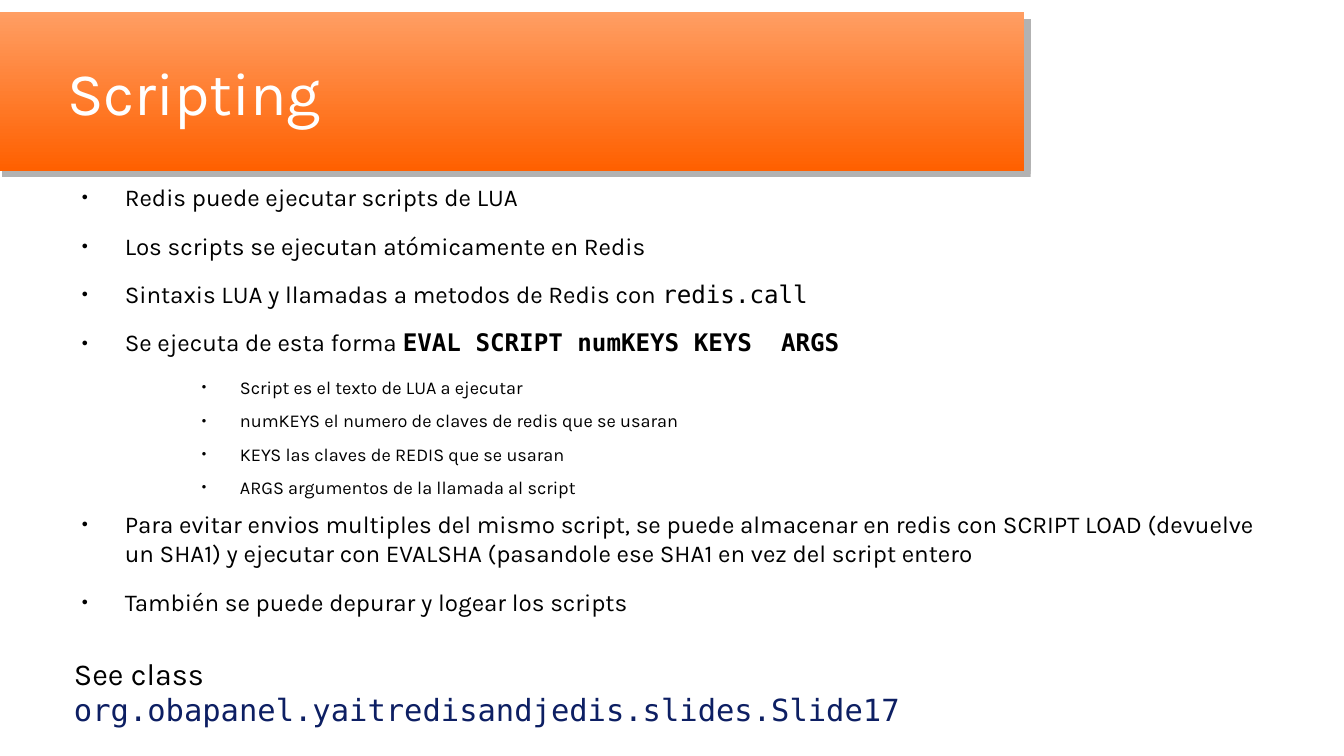
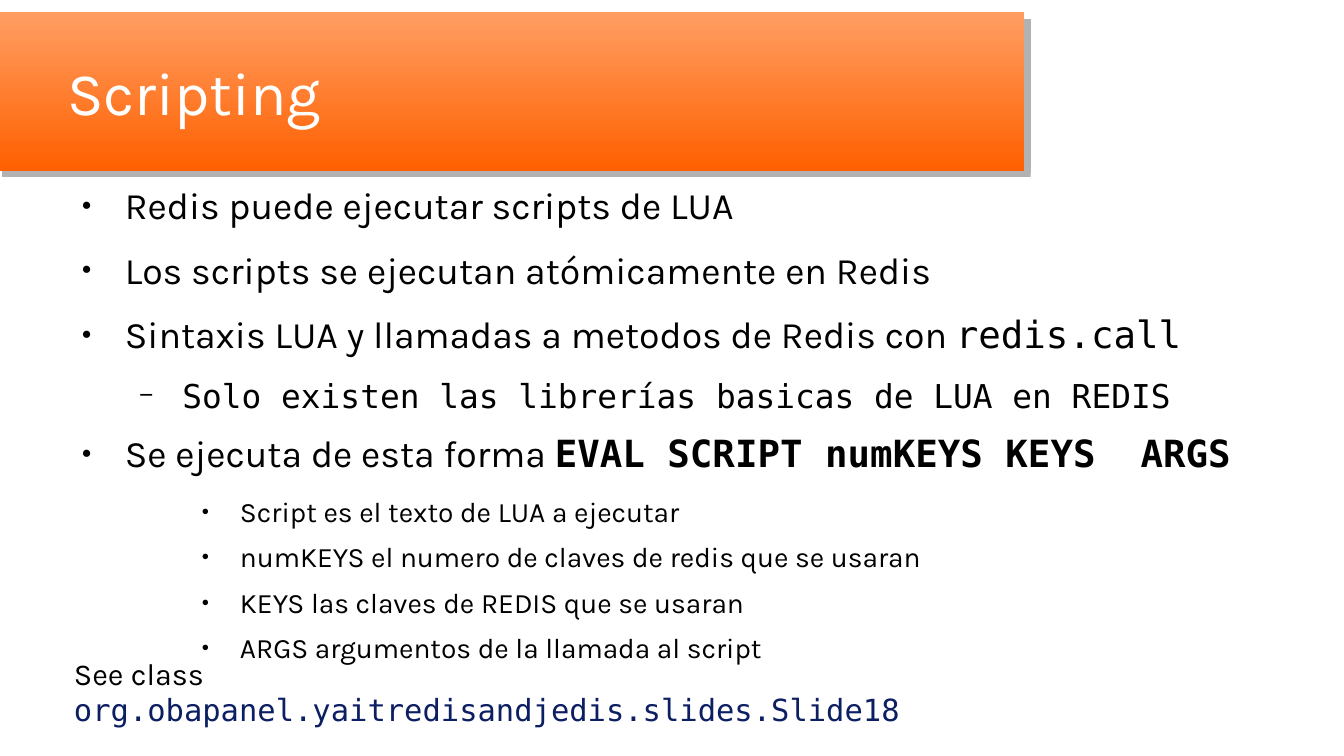
Before and after one commit to oscar-besga-panel/YaitRedisAndJedis, a slide deck: slide 18 of YaitRedisJedis_es.odp (slide 17 before the commit). Drawn at 1344x756 pixels with LibreOffice and Linux fonts; fonts in the diff are those of the drawing; background and template pictures are left out. Boxes give left, top, right and bottom in pixels: in the first picture for what was removed or moved away, otherwise in the second. Text is boxed around its words. In the diff, an @@ line names an element or a change of style, - is before the commit and + after.

```diff
--- a/YaitRedisJedis_es.odp
+++ b/YaitRedisJedis_es.odp
@@ text at [125,193,1231,620]: size 14.3 to 22.1 pt in "Redis puede ejecutar scripts de LUA", "Los scripts se ejecutan atómicamente en Redis", "Sintaxis LUA y llamadas a metodos de ...", "Se ejecuta de esta forma EVAL SCRIPT ..."; size 10.7 to 16.6 pt in "Script es el texto de LUA a ...", "numKEYS el numero de claves de redis ...", "KEYS las claves de REDIS que se ...", "ARGS argumentos de la llamada al script" @@
@@ text at [182,381,1171,409]: paragraph added @@
+  − Solo existen las librerías basicas de LUA en REDIS
@@ text at [125,515,1254,617]: paragraphs removed @@
-● Para evitar envios multiples del mismo script, se puede almacenar en redis con SCRIPT LOAD (devuelve un SHA1) y ejecutar con EVALSHA (pasandole ese SHA1 en vez del script entero
-● También se puede depurar y logear los scripts
@@ text at [74,664,900,728]: text changed @@
-See class org.obapanel.yaitredisandjedis.slides.Slide17
+See class org.obapanel.yaitredisandjedis.slides.Slide18
```
Also in this commit, not shown: 18 other slides changed, 2 slides added, 16 other files.
